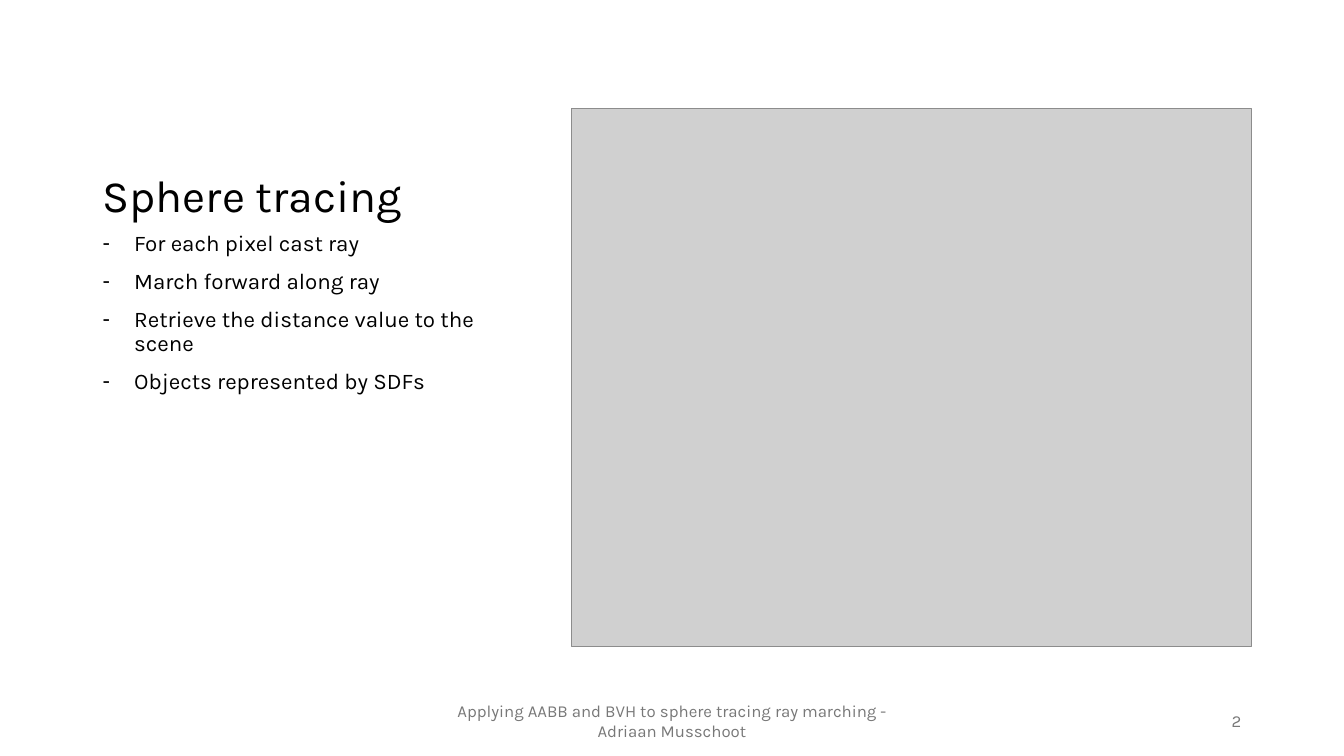
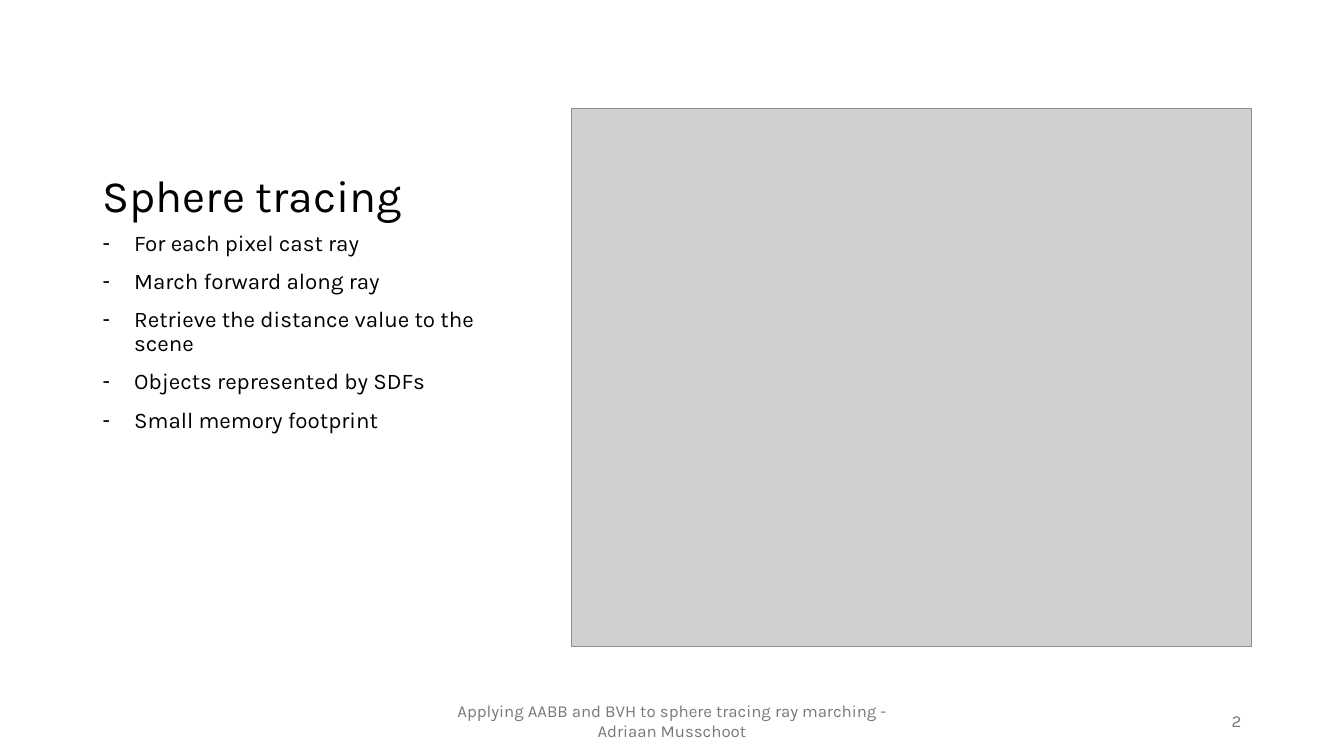
Before and after one commit to AdriaanMusschoot/GraduationWork, a slide deck: slide 2 of PresentationBachelorProef.pptx. Drawn at 1344x756 pixels with LibreOffice and Linux fonts; fonts in the diff are those of the drawing; grey boxes stand for pictures; background and template pictures are left out. Boxes give left, top, right and bottom in pixels: in the first picture for what was removed or moved away, otherwise in the second. Text is boxed around its words. In the diff, an @@ line names an element or a change of style, - is before the commit and + after.

```diff
--- a/PresentationBachelorProef.pptx
+++ b/PresentationBachelorProef.pptx
@@ text at [134,412,378,434]: paragraph added @@
+– Small memory footprint
```
Also in this commit, not shown: 1 other slide changed, 3 slides added, 1 other file.
